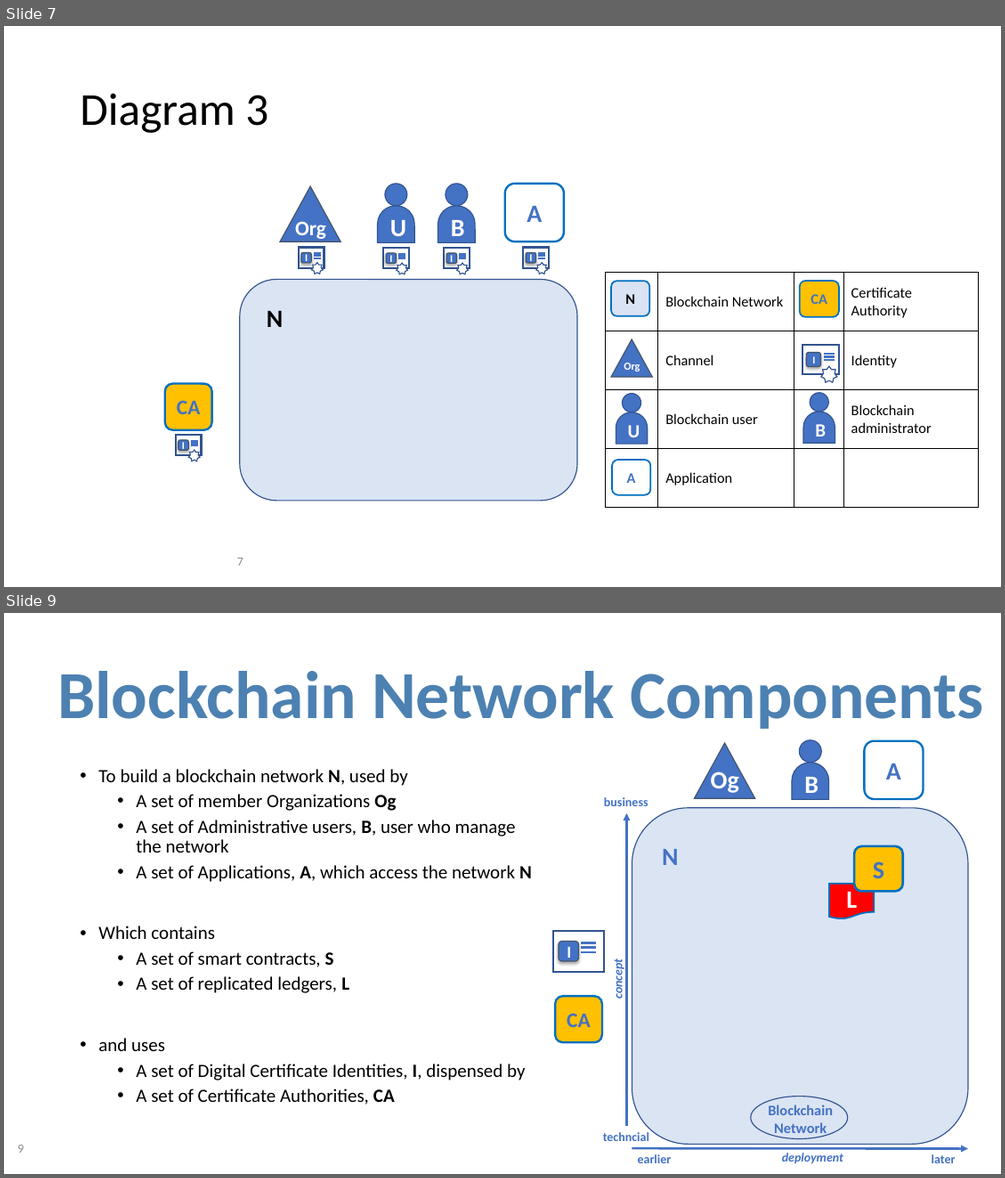
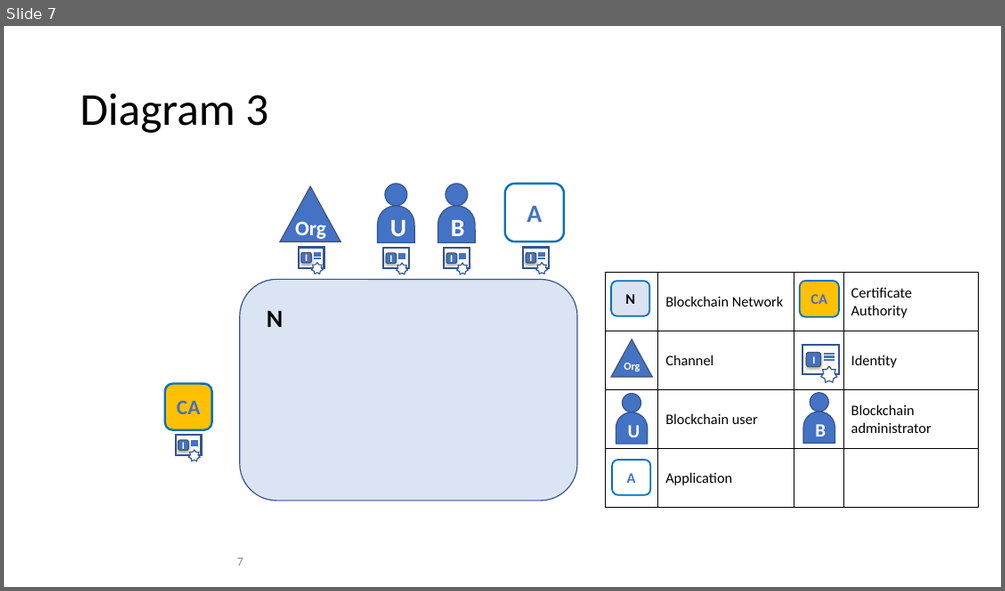
Before and after one commit to FabricTOC/FabricTOC, a slide deck: docs/OtherSourceMaterial/Diagrams.pptx. Shown one above the other, each under a label of ours: slides 7 and 9 before the commit, slide 7 after it; the slides between them are not shown. The pictures are 1005x1178 and 1005x591 pixels, drawn with LibreOffice and Linux fonts; fonts in the diff are those of the drawing. Boxes give left, top, right and bottom in pixels: in the first picture for what was removed or moved away, otherwise in the second. Text is boxed around its words. In the diff, an @@ line names an element or a change of style, - is before the commit and + after.

Commit message:
Concepts merge

```diff
--- a/docs/OtherSourceMaterial/Diagrams.pptx
+++ b/docs/OtherSourceMaterial/Diagrams.pptx
@@ slide 9 removed at (x1=4, y1=613, x2=1001, y2=1174), background #FFFFFF @@
@@ title removed at (x1=57, y1=671, x2=984, y2=729) @@
-Blockchain Network Components
@@ triangle removed at (x1=695, y1=743, x2=755, y2=798) @@
@@ ellipse removed at (x1=800, y1=740, x2=822, y2=763) @@
@@ rounded rectangle removed at (x1=865, y1=741, x2=923, y2=799) @@
-A
@@ text removed at (x1=98, y1=769, x2=532, y2=1104) @@
-• To build a blockchain network N, used by
-  • A set of member Organizations Og
-  • A set of Administrative users, B, user who manage the network
-  • A set of Applications, A, which access the network N
-• Which contains
-  • A set of smart contracts, S
-  • A set of replicated ledgers, L
-• and uses
-  • A set of Digital Certificate Identities, I, dispensed by
-  • A set of Certificate Authorities, CA
@@ text removed at (x1=711, y1=768, x2=739, y2=793) @@
-Og
@@ round same rect removed at (x1=793, y1=763, x2=830, y2=800) @@
-B
@@ text removed at (x1=604, y1=797, x2=648, y2=806) @@
-business
@@ arrow removed from (627, 1126) to (627, 813) @@
@@ rounded rectangle removed at (x1=632, y1=808, x2=968, y2=1144) @@
@@ text removed at (x1=662, y1=849, x2=678, y2=865) @@
-N
@@ rounded rectangle removed at (x1=854, y1=846, x2=903, y2=892) @@
-S
@@ flow chart document removed at (x1=830, y1=884, x2=874, y2=919) @@
-L
@@ group removed at (x1=554, y1=931, x2=605, y2=972): 3 lines, 1 rectangle, 1 rounded rectangle @@
-I
@@ text removed at (x1=610, y1=962, x2=625, y2=997) @@
-concept
@@ rounded rectangle removed at (x1=555, y1=996, x2=602, y2=1042) @@
-CA
@@ ellipse removed at (x1=751, y1=1096, x2=849, y2=1139) @@
@@ text removed at (x1=768, y1=1104, x2=833, y2=1137) @@
-Blockchain Network
@@ page number removed at (x1=17, y1=1144, x2=24, y2=1152) @@
-9
@@ text removed at (x1=603, y1=1132, x2=649, y2=1141) @@
-techncial
@@ arrow removed from (632, 1149) to (968, 1149) @@
@@ text removed at (x1=638, y1=1154, x2=672, y2=1163) @@
-earlier
@@ text removed at (x1=782, y1=1152, x2=843, y2=1163) @@
-deployment
@@ text removed at (x1=931, y1=1154, x2=955, y2=1163) @@
-later
```
Also in this commit, not shown: 1 slide added, 2 other slides removed, 2 other files.
